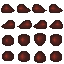
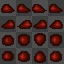
Revision of a layered w=64, h=64 image; what changed, layer by layer:
added layer "Layer 1" in group "Slim" over [29,16,32,32]
painted on "slimMain" over [1,4,63,63]
showed group "BG" (4 layers) over [0,0,64,64]
